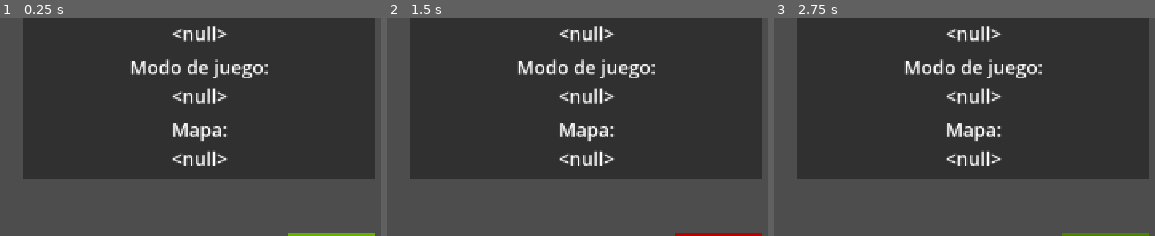
Above: before the commit, frames 1-3 (left to right).
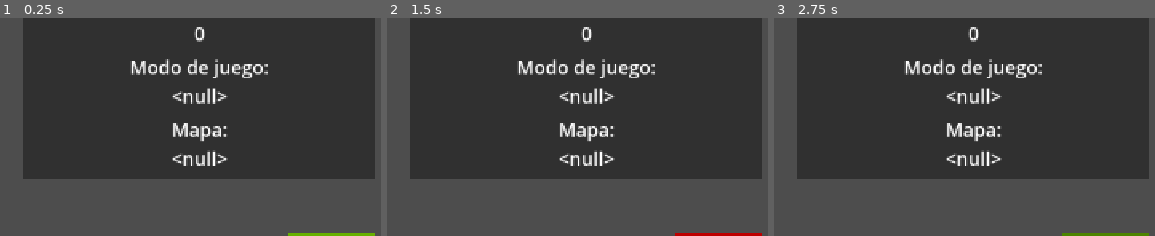
Above: after the commit, the same moments.

Repository: codemonsters/tag-of-war
Game: Godot game, scene res://screens/menu/sala_espera.tscn
Same seed, same stepped clock (60 frames per second), same inputs: the game is played once before the commit and once after it. This scene is started directly instead of the project's main scene.
Inputs:
- Up to frame 1 (0.25 s): no input
- Up to frame 2 (1.5 s): click "ABANDONAR" at 0.5 s; click "LISTO" at 1.25 s
- Up to frame 3 (2.75 s): click "NO LISTO" at 2 s
The pictures show only the part of the screen within x 50-100%, y 39-89%; the shares and areas given below are measured in that part.

The runs differ from the first frame. In frame 1, 0.5% of the frame differs, in the area x 45-60%, y 3-12%; in frame 2, 0.5%; in frame 3, 0.5%.
Error before the commit: Invalid access to property or key 'server_message_recieved' on a base object of type 'null instance'. (res://screens/menu/sala_espera.gd:17)
Error after the commit: Invalid access to property or key 'server_message_recieved' on a base object of type 'null instance'. (res://screens/menu/sala_espera.gd:18)

Commit message:
Pequeños cambios high level multiplayer

Diff:
--- a/cliente/src/main.gd
+++ b/cliente/src/main.gd
@@ -12,6 +12,7 @@
 var fade_duration = 1.0
 var screen_transition_duration = 1.0
 var menu_scene = preload("res://screens/menu/main.tscn")
+var game_scene = preload("res://screens/game/main.tscn")
 var modal_window = preload("res://misc/modal_window.tscn")
 
 signal server_message_received(dict: Dictionary)
--- a/cliente/src/misc/multiplayer_lobby.gd
+++ b/cliente/src/misc/multiplayer_lobby.gd
@@ -11,6 +11,8 @@
 const PORT = 7000
 const DEFAULT_SERVER_IP = "127.0.0.1" # IPv4 localhost
 const MAX_CONNECTIONS = 20
+
+@onready var peer = ENetMultiplayerPeer.new()
 
 # This will contain player info for every player,
 # with the keys being each player's unique IDs.
@@ -37,7 +39,6 @@
 func join_game(address = ""):
 	if address.is_empty():
 		address = DEFAULT_SERVER_IP
-	var peer = ENetMultiplayerPeer.new()
 	var error = peer.create_client(address, PORT)
 	if error:
 		return error
@@ -45,7 +46,6 @@
 
 
 func create_game():
-	var peer = ENetMultiplayerPeer.new()
 	var error = peer.create_server(PORT, MAX_CONNECTIONS)
 	if error:
 		return error
--- a/cliente/src/screens/game/main.gd
+++ b/cliente/src/screens/game/main.gd
@@ -1 +1,12 @@
 extends Node2D
+
+signal screen_connect_to_server()
+signal screen_send_to_server(message: Variant)
+
+
+func on_connect_to_server():
+	screen_connect_to_server.emit()
+
+
+func on_send_to_server(message: Variant):
+	screen_send_to_server.emit(message)
--- a/cliente/src/screens/menu/identification.gd
+++ b/cliente/src/screens/menu/identification.gd
@@ -64,7 +64,7 @@
 
 
 func on_server_message_received(dict: Dictionary):
-	if dict["cmd"] == "logged_in":
+	if dict["cmd"] == "login":
 		if dict["success"]:
 			print("logged in successfully")
 			connecting_as = "none"
--- a/cliente/src/screens/menu/sala_espera.gd
+++ b/cliente/src/screens/menu/sala_espera.gd
@@ -8,6 +8,7 @@
 
 # Called when the node enters the scene tree for the first time.
 func _ready() -> void:
+	Globals.players_number = 0
 	var room_details_dict = {"cmd": "get_room_details", "data": { "name": Globals.room_name }}
 	send_to_server.emit(JSON.stringify(room_details_dict))
 	$AloneTab.visible = false
@@ -38,20 +39,25 @@
 func on_server_message_recieved(dict: Dictionary):
 	if dict["cmd"] == "match_started":
 		Lobby.join_game(dict["data"]["host_ip"])
+		get_parent().get_parent().change_screen(get_parent().get_parent().game_scene, true, true)
 	elif dict["cmd"] == "leave_current_room" and dict["success"]:
 		Globals.room_name = null
 		get_parent().change_window(get_parent().server_list)
 	elif dict["cmd"] == "player_joined_current_room":
 		player_names.append(dict["data"]["username"])
+		Globals.players_number += 1
 	elif dict["cmd"] == "get_room_details" and dict["success"]:
 		player_names.append(dict["data"]["owner"])
 		player_names.append_array(dict["data"]["players"])
+		Globals.players_number += len(dict["data"]["players"])
 	elif dict["cmd"] == "player_kicked_from_current_room":
 		if dict["data"]["username"] == Globals.username:
 			Globals.room_name = null
 			get_parent().change_window(get_parent().server_list)
+			Globals.players_number = 0
 		else:
 			player_names.erase(dict["data"]["username"])
+			Globals.players_number -= 1
 
 func _on_listo_button_toggled(toggled_on: bool) -> void:
 	if valor_anterior == "LISTO":
--- a/cliente/src/screens/menu/sala_espera_admin.gd
+++ b/cliente/src/screens/menu/sala_espera_admin.gd
@@ -9,6 +9,7 @@
 
 # Called when the node enters the scene tree for the first time.
 func _ready() -> void:
+	Globals.players_number = 1
 	get_parent().get_parent().server_message_received.connect(on_server_message_received)
 	$AloneTab.visible = false
 	$GameDataRect/NumberPlayers.text = "Numero de jugadores:\n" + str(Globals.players_number)
@@ -34,14 +35,17 @@
 	var destroy_room_dict = {"cmd": "room_destroyed", "data": { "name": Globals.room_name}}
 	send_to_server.emit(JSON.stringify(destroy_room_dict))
 	Globals.room_name = null
+	Globals.players_number = 0
 	get_parent().change_window(get_parent().server_list)
 
 
 func on_server_message_received(dict: Dictionary):
 	if dict["cmd"] == "start_match" and dict["success"]:
 		Lobby.create_game()
+		get_parent().get_parent().change_screen(get_parent().get_parent().game_scene, true, true)
 	elif dict["cmd"] == "player_joined_current_room":
 		player_names.append(dict["data"]["username"])
+		Globals.players_number += 1
 
 
 func _on_listo_button_toggled(toggled_on: bool) -> void:
@@ -60,6 +64,8 @@
 		send_to_server.emit(JSON.stringify(kick_player_dict))
 		player_names.erase(button.text)
 		change_in_player_list.emit(button)
+		Globals.players_number -= 1
+
 
 func _on_change_in_player_list(button) -> void:
 	for child in $PlayerListRect/ScrollContainer/VBoxContainer.get_children():
Not shown: 1 places in cliente/src/main.tscn that only renumber resources
